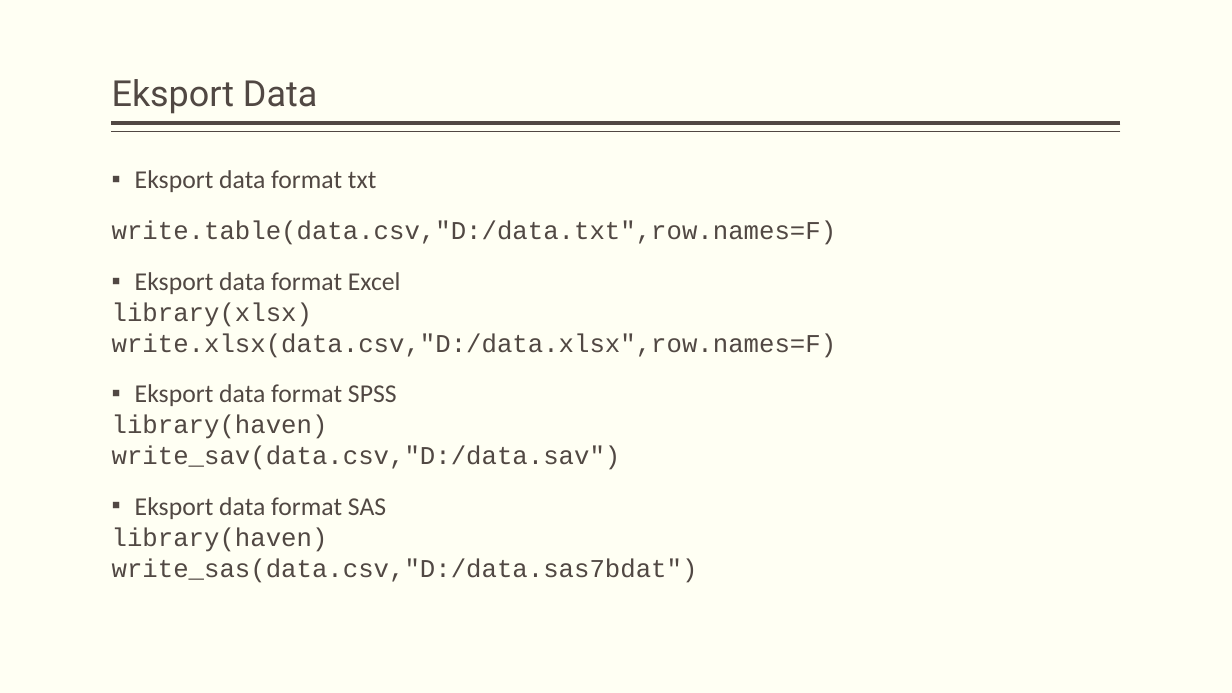
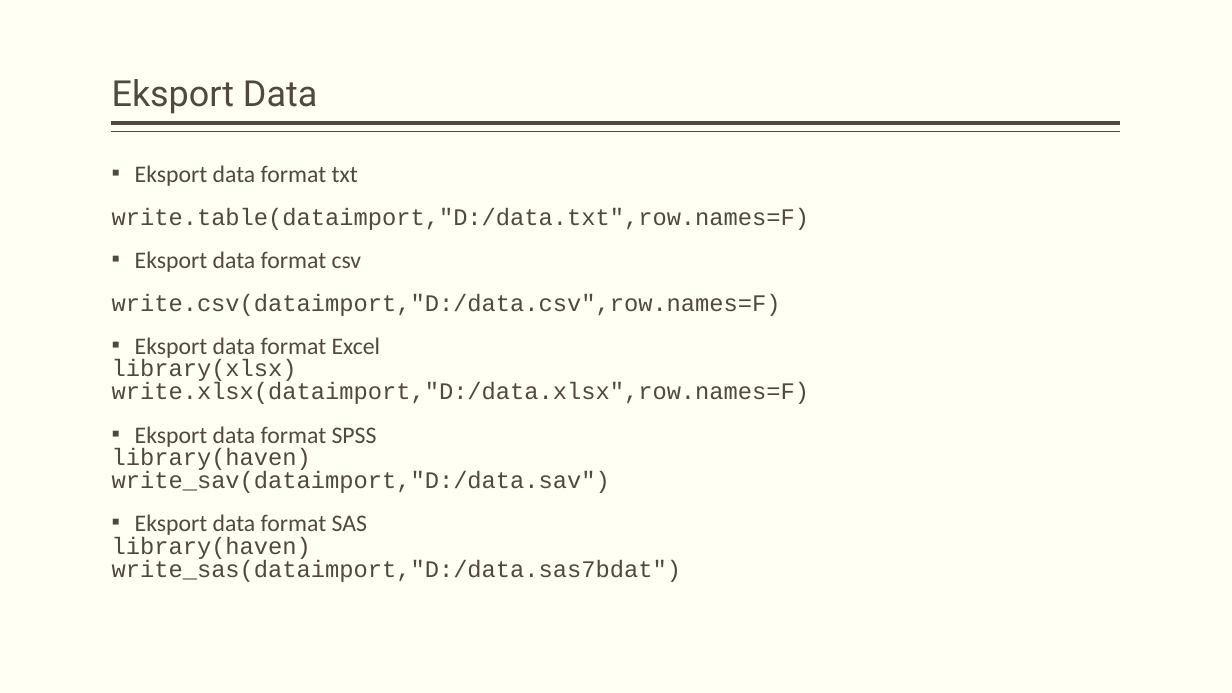
Before and after one commit to dewikiswani/ganesha--R, a slide deck: slide 38 of 201907 -- Pelatihan R ganesha - day1.pptx. Drawn at 1232x693 pixels with LibreOffice and Linux fonts; fonts in the diff are those of the drawing. Boxes give left, top, right and bottom in pixels: in the first picture for what was removed or moved away, otherwise in the second. Text is boxed around its words. In the diff, an @@ line names an element or a change of style, - is before the commit and + after.

```diff
--- a/201907 -- Pelatihan R ganesha - day1.pptx
+++ b/201907 -- Pelatihan R ganesha - day1.pptx
@@ text at <box>112,165,381,561</box>: size 20 to 18.5 pt in "Eksport data format txt", "Eksport data format Excel", "library(xlsx)", "Eksport data format SPSS" and 3 more places; line spacing 0.9 to 0.7; line spacing 1 to 0.8 @@
@@ text at <box>112,208,809,316</box>: text changed; size 20 to 18.5 pt @@
-write.table(data.csv,"D:/data.txt",row.names=F)
+write.table(dataimport,"D:/data.txt",row.names=F)
+▪ Eksport data format csv
+write.csv(dataimport,"D:/data.csv",row.names=F)
@@ text at <box>112,382,809,404</box>: text changed; size 20 to 18.5 pt @@
-write.xlsx(data.csv,"D:/data.xlsx",row.names=F)
+write.xlsx(dataimport,"D:/data.xlsx",row.names=F)
@@ text at <box>112,471,610,493</box>: text changed; size 20 to 18.5 pt @@
-write_sav(data.csv,"D:/data.sav")
+write_sav(dataimport,"D:/data.sav")
@@ text at <box>112,559,681,582</box>: text changed; size 20 to 18.5 pt @@
-write_sas(data.csv,"D:/data.sas7bdat")
+write_sas(dataimport,"D:/data.sas7bdat")
```
Also in this commit, not shown: 52 other slides changed, 3 slides added.
